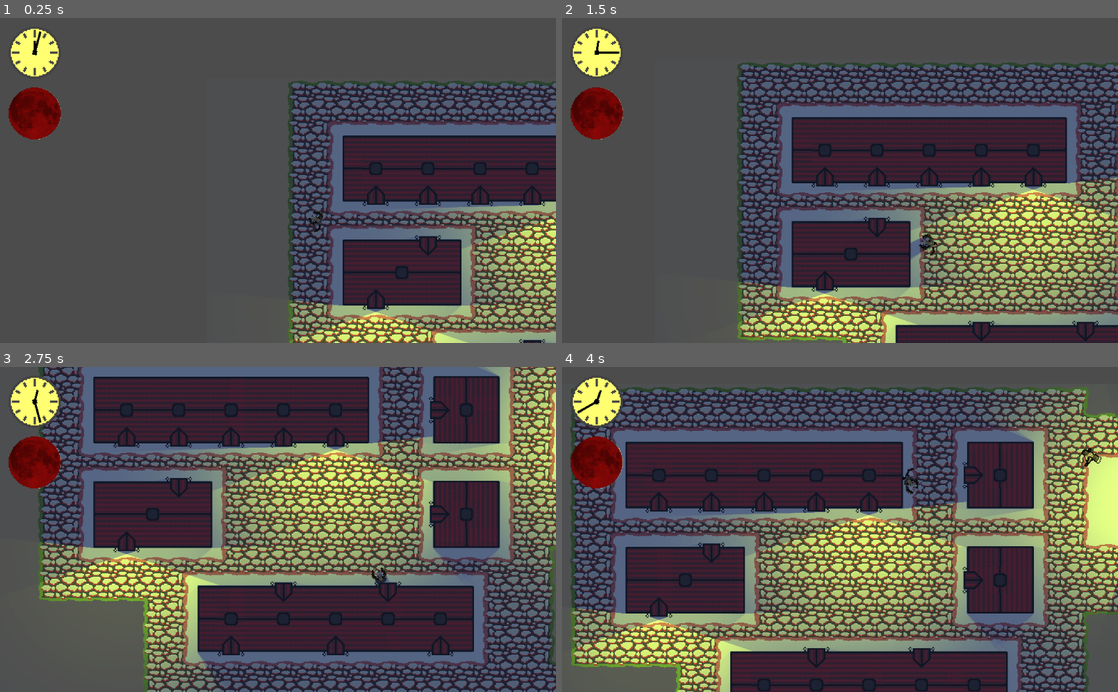
Above: before the commit, frames 1-4 (two rows, left to right).
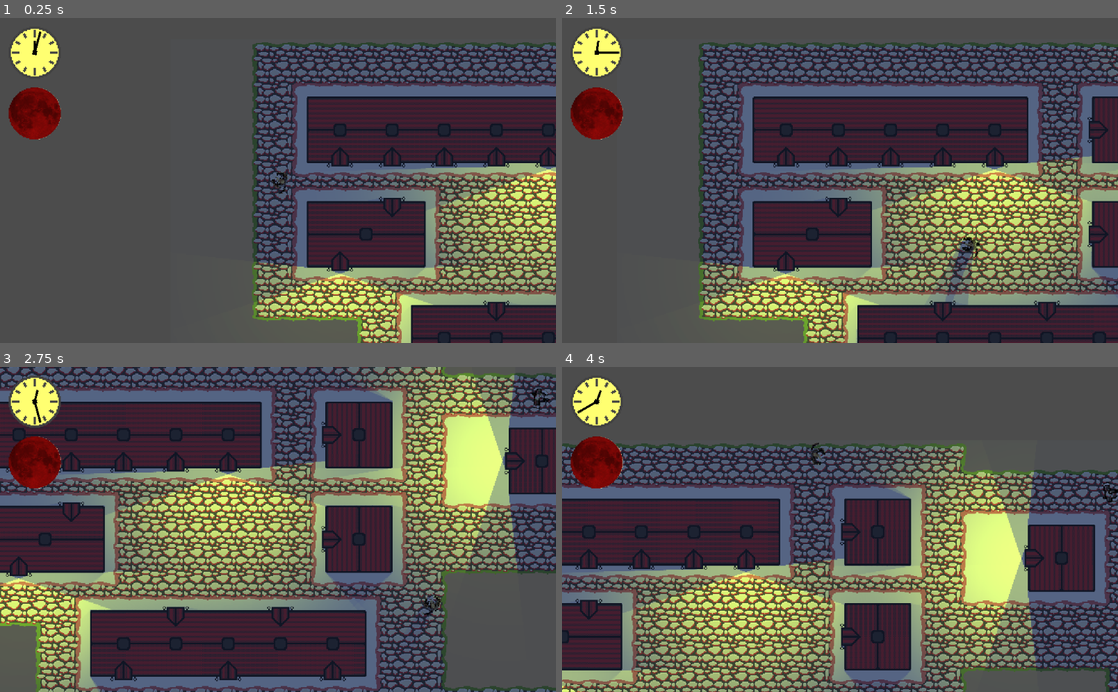
Above: after the commit, the same moments.

Repository: marc-hugh-tom/game-off-2020
Game: Godot game, scene res://nodes/PlayState.tscn
Two runs of this game, one before a commit and one after it. Both use one fixed random seed, a clock stepped at 60 frames per second and the inputs below.
Inputs (mouse positions are in pixels of both pictures, inside the frame that each line leads up to):
- Up to frame 1 (0.25 s): no input
- Up to frame 2 (1.5 s): move the mouse to (962, 164) at 0.52 s; press the mouse at (962, 164) at 0.53 s; hold D (right) 0.53-1.28 s; move the mouse to (728, 196) at 1.27 s; release the mouse at (728, 196) at 1.28 s; hold S (down) from 1.28 s (still down); right-click (728, 196) at 1.35 s
- Up to frame 3 (2.75 s): move the mouse to (333, 458) at 2.02 s; release S (down) at 2.03 s; press the mouse at (333, 458) at 2.03 s; hold D (right) from 2.03 s (still down)
- Up to frame 4 (4 s): move the mouse to (812, 594) at 2.77 s; release D (right) at 2.78 s; release the mouse at (812, 594) at 2.78 s; hold W (up) 2.78-3.53 s; right-click (812, 594) at 2.85 s; move the mouse to (1006, 578) at 3.52 s; press the mouse at (1006, 578) at 3.53 s; hold A (left) from 3.53 s (still down)

The runs differ from the first frame. In frame 1, 41% of the frame differs, in the area x 6-100%, y 6-100%; in frame 2, 54%; in frame 3, 81%; in frame 4, 82%, in the area x 0-100%, y 6-100%.

Commit message:
Using a shader to manage the pixel zoom

Diff:
--- a/nodes/PlayState.tscn
+++ b/nodes/PlayState.tscn
@@ -10,55 +10,66 @@
 [ext_resource path="res://shaders/DayNightMaterial.tres" type="Material" id=8]
 [ext_resource path="res://nodes/Lamp.tscn" type="PackedScene" id=9]
 [ext_resource path="res://nodes/Moon.tscn" type="PackedScene" id=10]
+[ext_resource path="res://shaders/Zoom.shader" type="Shader" id=11]
 
 [sub_resource type="Curve2D" id=1]
 _data = {
 "points": PoolVector2Array( 0, 0, 0, 0, 983.927, 32.0334, 0, 0, 0, 0, 993.463, 225.915, 0, 0, 0, 0, 699.991, 214.261, 0, 0, 0, 0, 712.705, 37.3307, 0, 0, 0, 0, 983.927, 32.0334 )
 }
 
+[sub_resource type="ShaderMaterial" id=3]
+shader = ExtResource( 11 )
+shader_param/scale = 1.0
+
+[sub_resource type="ViewportTexture" id=2]
+viewport_path = NodePath("Viewport")
+
 [node name="PlayState" type="Node2D"]
 script = ExtResource( 3 )
 
-[node name="Map" type="Node2D" parent="."]
+[node name="Viewport" type="Viewport" parent="."]
+size = Vector2( 1024, 600 )
+
+[node name="Map" type="Node2D" parent="Viewport"]
 material = ExtResource( 8 )
 
-[node name="Navigation2D" type="Navigation2D" parent="Map"]
+[node name="Navigation2D" type="Navigation2D" parent="Viewport/Map"]
 use_parent_material = true
 
-[node name="TileMap" type="TileMap" parent="Map/Navigation2D"]
+[node name="TileMap" type="TileMap" parent="Viewport/Map/Navigation2D"]
 use_parent_material = true
 tile_set = ExtResource( 6 )
 cell_size = Vector2( 32, 32 )
 format = 1
 tile_data = PoolIntArray( -65536, 1, 0, -65535, 1, 0, -65534, 1, 0, -65533, 0, 131075, -65532, 0, 65539, -65531, 0, 655 …(16272 unchanged characters)…
 
-[node name="LampLights" type="Node2D" parent="Map"]
+[node name="LampLights" type="Node2D" parent="Viewport/Map"]
 
-[node name="1" parent="Map/LampLights" instance=ExtResource( 9 )]
+[node name="1" parent="Viewport/Map/LampLights" instance=ExtResource( 9 )]
 position = Vector2( 194, 252 )
 
-[node name="1_2" parent="Map/LampLights/1" instance=ExtResource( 9 )]
+[node name="1_2" parent="Viewport/Map/LampLights/1" instance=ExtResource( 9 )]
 position = Vector2( 28, 0 )
 
-[node name="2" parent="Map/LampLights" instance=ExtResource( 9 )]
+[node name="2" parent="Viewport/Map/LampLights" instance=ExtResource( 9 )]
 position = Vector2( 478, 124 )
 
-[node name="2_2" parent="Map/LampLights/2" instance=ExtResource( 9 )]
+[node name="2_2" parent="Viewport/Map/LampLights/2" instance=ExtResource( 9 )]
 position = Vector2( -28, 0 )
 
-[node name="3" parent="Map/LampLights" instance=ExtResource( 9 )]
+[node name="3" parent="Viewport/Map/LampLights" instance=ExtResource( 9 )]
 position = Vector2( 804, 98 )
 
-[node name="3_2" parent="Map/LampLights/3" instance=ExtResource( 9 )]
+[node name="3_2" parent="Viewport/Map/LampLights/3" instance=ExtResource( 9 )]
 position = Vector2( 0, 28 )
 
-[node name="4" parent="Map/LampLights" instance=ExtResource( 9 )]
+[node name="4" parent="Viewport/Map/LampLights" instance=ExtResource( 9 )]
 position = Vector2( 1214, 452 )
 
-[node name="4_2" parent="Map/LampLights/4" instance=ExtResource( 9 )]
+[node name="4_2" parent="Viewport/Map/LampLights/4" instance=ExtResource( 9 )]
 position = Vector2( -28, 0 )
 
-[node name="Villager" parent="Map" instance=ExtResource( 5 )]
+[node name="Villager" parent="Viewport/Map" instance=ExtResource( 5 )]
 position = Vector2( 704.781, 29.665 )
 level_navigation_path = NodePath("../Navigation2D")
 werewolf_path = NodePath("../Werewolf")
@@ -69,21 +80,31 @@
 "FEAR": 0
 }
 
-[node name="Patrol" parent="Map/Villager" instance=ExtResource( 7 )]
+[node name="Patrol" parent="Viewport/Map/Villager" instance=ExtResource( 7 )]
 
-[node name="Path2D" type="Path2D" parent="Map/Villager/Patrol"]
+[node name="Path2D" type="Path2D" parent="Viewport/Map/Villager/Patrol"]
 position = Vector2( -704.781, -29.665 )
 curve = SubResource( 1 )
 
-[node name="Werewolf" parent="Map" instance=ExtResource( 1 )]
+[node name="Werewolf" parent="Viewport/Map" instance=ExtResource( 1 )]
 position = Vector2( 131.703, 142.127 )
 
-[node name="OverheadTileMap" type="TileMap" parent="Map"]
+[node name="OverheadTileMap" type="TileMap" parent="Viewport/Map"]
 use_parent_material = true
 tile_set = ExtResource( 2 )
 cell_size = Vector2( 32, 32 )
 format = 1
 tile_data = PoolIntArray( -65536, 1, 0, -65535, 1, 0, -65534, 1, 0, -65533, 0, 131075, -65532, 0, 65539, -65531, 0, 655 …(11777 unchanged characters)…
+
+[node name="TextureRect" type="TextureRect" parent="."]
+material = SubResource( 3 )
+margin_right = 40.0
+margin_bottom = 40.0
+texture = SubResource( 2 )
+flip_v = true
+__meta__ = {
+"_edit_use_anchors_": false
+}
 
 [node name="HUD" type="CanvasLayer" parent="."]
 
--- a/nodes/Werewolf.tscn
+++ b/nodes/Werewolf.tscn
@@ -56,15 +56,15 @@
 "name": "idle",
 "speed": 5.0
 }, {
+"frames": [ ExtResource( 18 ), ExtResource( 20 ), ExtResource( 15 ), ExtResource( 25 ), ExtResource( 19 ), ExtResource( 23 ), ExtResource( 24 ), ExtResource( 6 ) ],
+"loop": true,
+"name": "walk",
+"speed": 8.0
+}, {
 "frames": [ ExtResource( 27 ), ExtResource( 9 ), ExtResource( 30 ), ExtResource( 29 ), ExtResource( 31 ), ExtResource( 8 ), ExtResource( 28 ) ],
 "loop": false,
 "name": "attack",
 "speed": 10.0
-}, {
-"frames": [ ExtResource( 18 ), ExtResource( 20 ), ExtResource( 15 ), ExtResource( 25 ), ExtResource( 19 ), ExtResource( 23 ), ExtResource( 24 ), ExtResource( 6 ) ],
-"loop": true,
-"name": "walk",
-"speed": 8.0
 } ]
 
 [sub_resource type="CapsuleShape2D" id=4]
--- a/project.godot
+++ b/project.godot
@@ -80,7 +80,6 @@
 [rendering]
 
 quality/driver/driver_name="GLES2"
-quality/2d/use_pixel_snap=true
 vram_compression/import_etc=true
 vram_compression/import_etc2=false
 environment/default_environment="res://default_env.tres"
--- a/scripts/PlayState.gd
+++ b/scripts/PlayState.gd
@@ -28,37 +28,37 @@
 	var a = (map_scale_noon + map_scale_midnight) / 2
 	var b = abs(a - map_scale_midnight)
 	var map_scale = a + b * fraction
-	$Map.set_scale(Vector2(map_scale, map_scale))
+	$TextureRect.get_material().set_shader_param("scale", map_scale)
 
 func update_player_speed():
 	var fraction = get_day_night_fraction_easing()
 	var a = (player_speed_noon + player_speed_midnight) / 2
 	var b = abs(a - player_speed_midnight)
 	var player_speed = a + b * fraction * -1
-	$Map/Werewolf.set_speed(player_speed)
+	$Viewport/Map/Werewolf.set_speed(player_speed)
 
 func update_camera_margin():
 	var fraction = get_day_night_fraction_easing()
 	var a = (camera_margin_noon + camera_margin_midnight) / 2
 	var b = abs(a - camera_margin_midnight)
 	var camera_scale = a + b * fraction * -1
-	$Map/Werewolf.set_camera_scale(camera_scale)
+	$Viewport/Map/Werewolf.set_camera_scale(camera_scale)
 
 func update_global_lighting():
 	var fraction = get_day_night_fraction_easing()
 	# Shader expects t=1 for midnight and t=0 for noon
 	fraction = ((fraction * -1) + 1) / 2
-	$Map.get_material().set_shader_param("t", fraction)
+	$Viewport/Map.get_material().set_shader_param("t", fraction)
 
 func update_lamp_lights():
 	var fraction = get_day_night_fraction_easing()
 	if (previous_fraction == null or
 		not sign(previous_fraction) == sign(fraction)):
 		if fraction < 0.0:
-			for lamp in $Map/LampLights.get_children():
+			for lamp in $Viewport/Map/LampLights.get_children():
 				lamp.turn_on()
 		else:
-			for lamp in $Map/LampLights.get_children():
+			for lamp in $Viewport/Map/LampLights.get_children():
 				lamp.turn_off()
 	previous_fraction = fraction
 
--- /dev/null
+++ b/shaders/Zoom.shader
@@ -0,0 +1,11 @@
+shader_type canvas_item;
+
+uniform float scale = 1.0;
+//
+void fragment() {
+	vec2 sampling = UV / scale;
+	vec2 offset = (1.0 - (1.0 / vec2(scale, scale))) / 2.0;
+
+	vec4 rgba = texture(TEXTURE, offset+sampling);
+	COLOR = rgba;
+}
Not shown: 1 places in nodes/PlayState.tscn that only renumber resources
